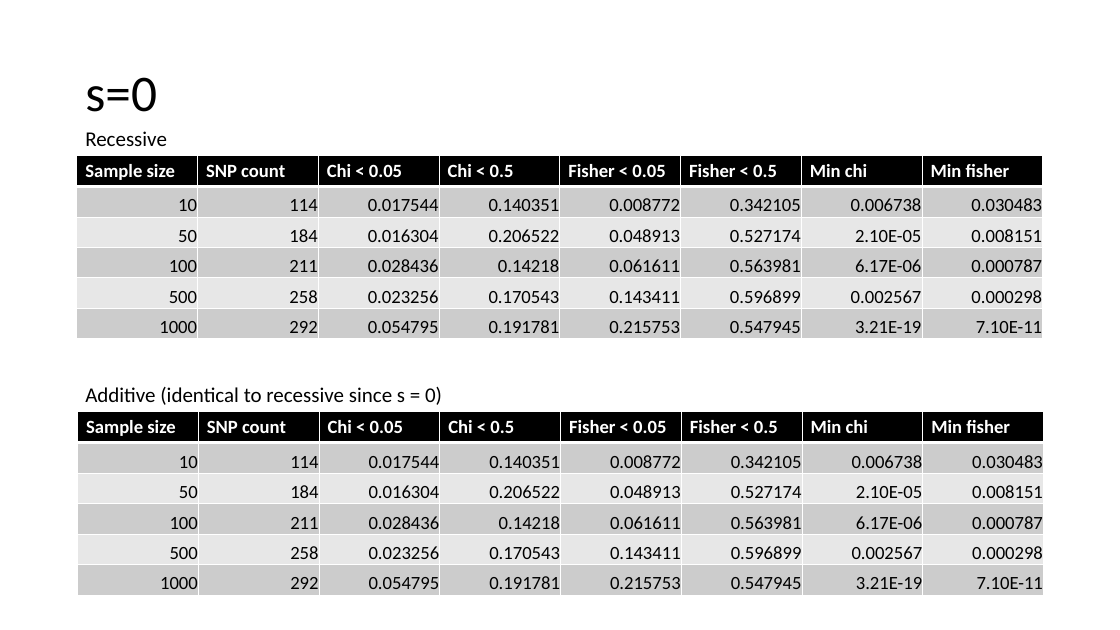
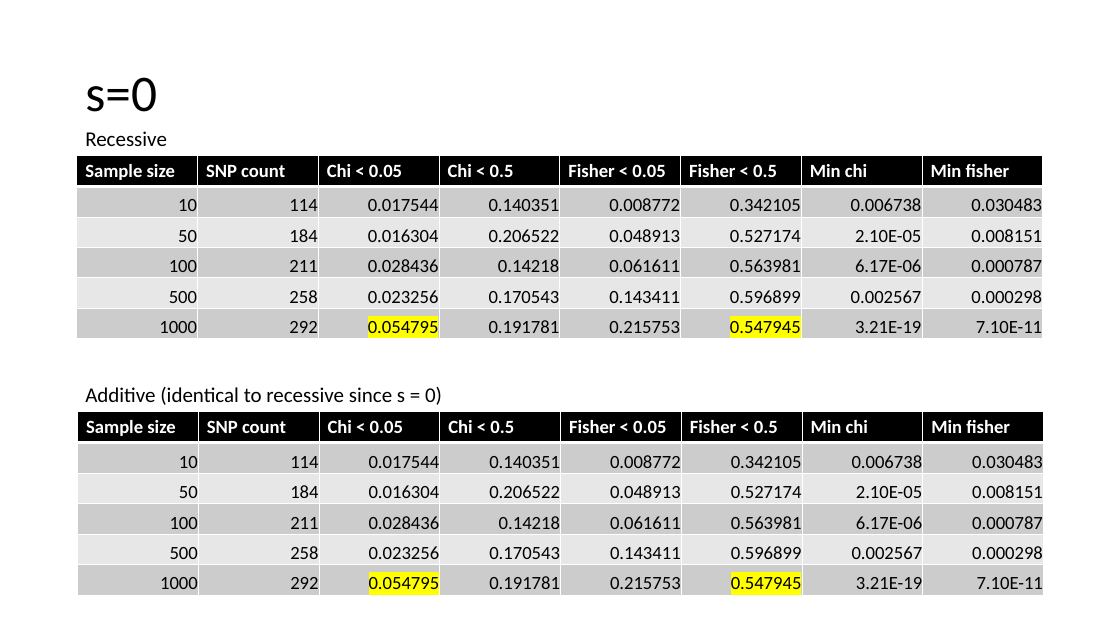
Before and after one commit to jon-mah/RDM_HW, a slide deck: slide 19 of Summary/20201118_RDM_HW_rotation_update.pptx. Drawn at 1120x630 pixels with LibreOffice and Linux fonts; fonts in the diff are those of the drawing. Boxes give left, top, right and bottom in pixels: in the first picture for what was removed or moved away, otherwise in the second. Text is boxed around its words. In the diff, an @@ line names an element or a change of style, - is before the commit and + after.

```diff
--- a/Summary/20201118_RDM_HW_rotation_update.pptx
+++ b/Summary/20201118_RDM_HW_rotation_update.pptx
@@ table at [77,155,1045,343] @@
@@ highlight none to #FFFF00 in "0.054795", "0.547945" @@
@@ table at [78,412,1046,599] @@
@@ highlight none to #FFFF00 in "0.054795", "0.547945" @@
```
Also in this commit, not shown: 4 other slides changed, 36 other files.
